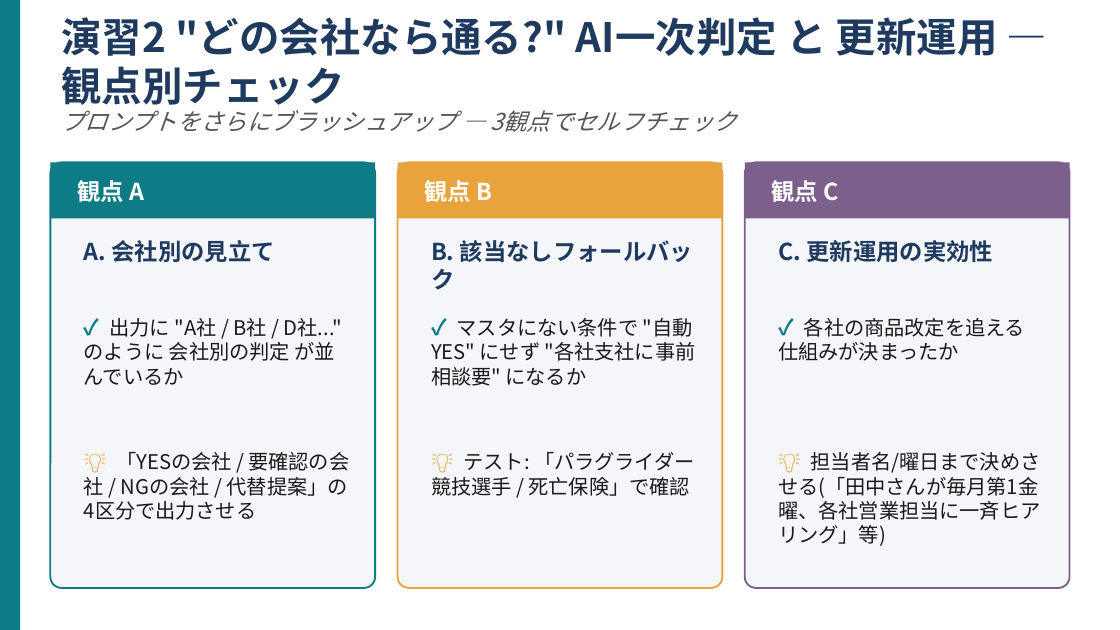
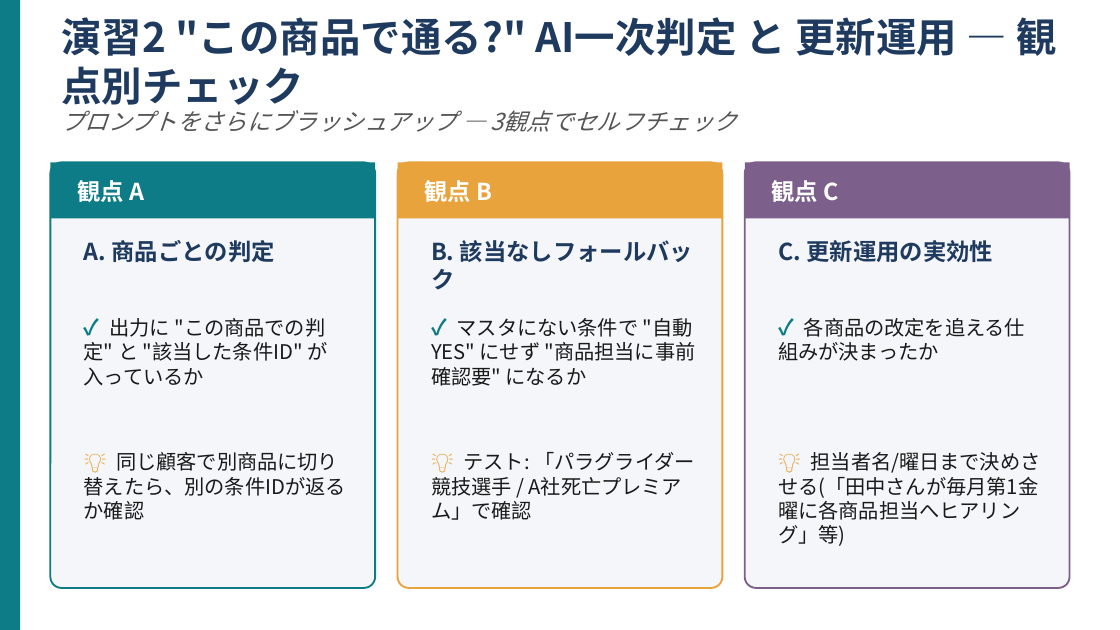
Before and after one commit to kana-story-321/github.io, a slide deck: slide 7 of lecture_pptx/out/s15/ワーク01.pptx. Drawn at 1120x630 pixels with LibreOffice and Linux fonts; fonts in the diff are those of the drawing. Boxes give left, top, right and bottom in pixels: in the first picture for what was removed or moved away, otherwise in the second. Text is boxed around its words. In the diff, an @@ line names an element or a change of style, - is before the commit and + after.

```diff
--- a/lecture_pptx/out/s15/ワーク01.pptx
+++ b/lecture_pptx/out/s15/ワーク01.pptx
@@ text at (61, 17, 1056, 113): text changed @@
-演習2 "どの会社なら通る?" AI一次判定 と 更新運用 — 観点別チェック
+演習2 "この商品で通る?" AI一次判定 と 更新運用 — 観点別チェック
@@ text at (84, 240, 275, 262): text changed @@
-A. 会社別の見立て
+A. 商品ごとの判定
@@ text at (84, 318, 327, 386): text changed @@
-✓ 出力に "A社 / B社 / D社..." のように 会社別の判定 が並んでいるか
+✓ 出力に "この商品での判定" と "該当した条件ID" が入っているか
@@ text at (431, 318, 696, 386): text changed @@
-✓ マスタにない条件で "自動YES" にせず "各社支社に事前相談要" になるか
+✓ マスタにない条件で "自動YES" にせず "商品担当に事前確認要" になるか
@@ text at (778, 318, 1025, 361): text changed @@
-✓ 各社の商品改定を追える仕組みが決まったか
+✓ 各商品の改定を追える仕組みが決まったか
@@ text at (84, 452, 346, 496): text changed @@
-💡 「YESの会社 / 要確認の会社 / NGの会社 / 代替提案」の4区分で出力させる
+💡 同じ顧客で別商品に切り替えたら、別の条件IDが返るか確認
@@ text at (431, 452, 695, 520): text changed @@
-💡 テスト: 「パラグライダー競技選手 / 死亡保険」で確認
+💡 テスト: 「パラグライダー競技選手 / A社死亡プレミアム」で確認
@@ text at (778, 452, 1041, 546): text changed @@
-💡 担当者名/曜日まで決めさせる(「田中さんが毎月第1金曜、各社営業担当に一斉ヒアリング」等)
+💡 担当者名/曜日まで決めさせる(「田中さんが毎月第1金曜に各商品担当へヒアリング」等)
```
Also in this commit, not shown: 7 other slides changed, 14 other files.
